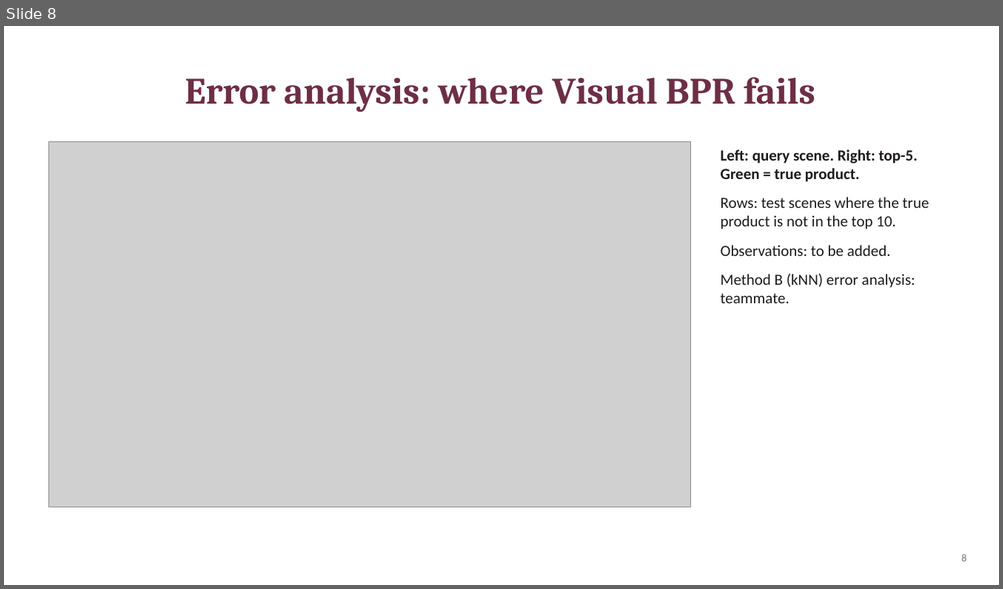
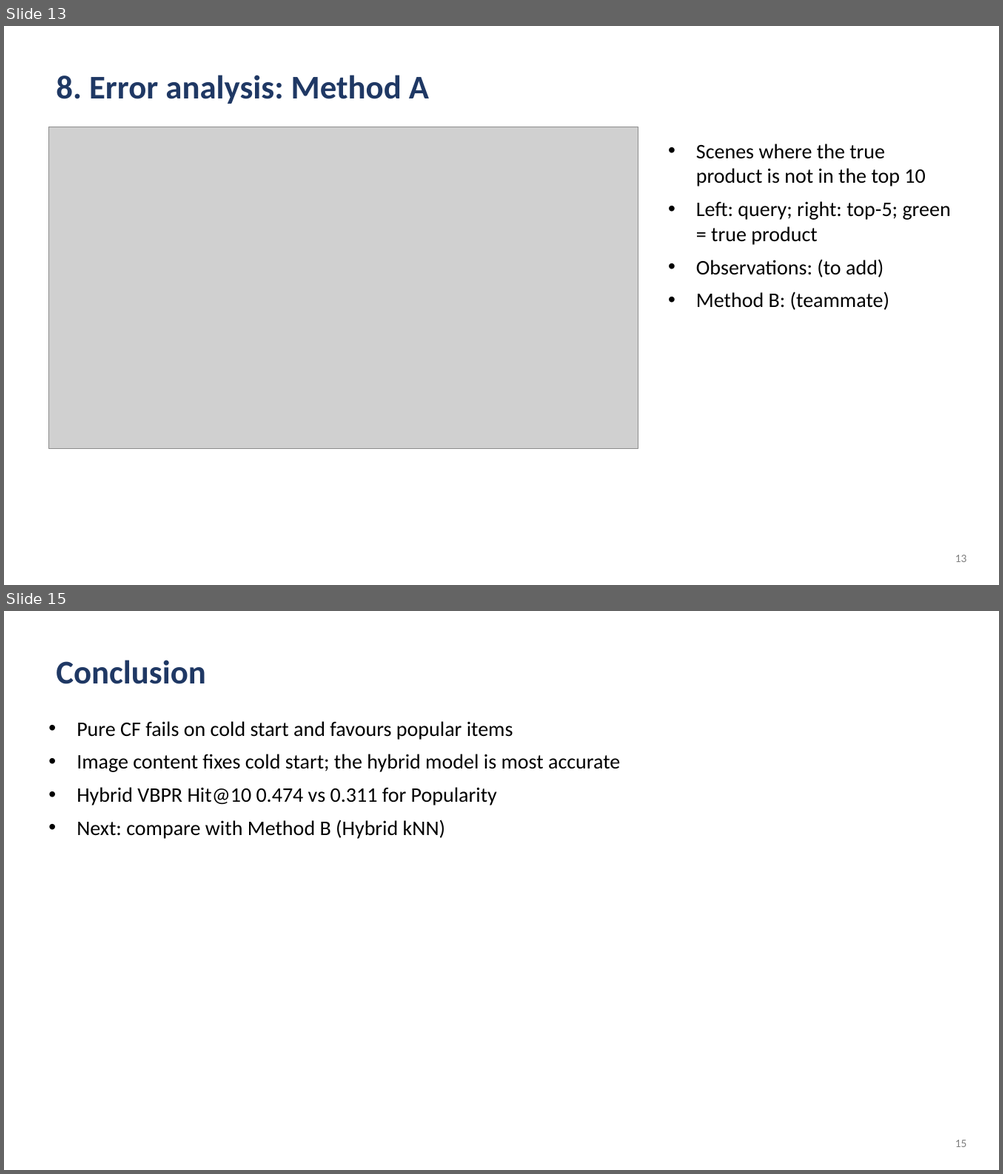
Before and after one commit to raw012/PInterest-Recommender-System, a slide deck: slides.pptx. Shown one above the other, each under a label of ours: slide 8 before the commit, slides 13 and 15 after it; the slides between them are not shown. The pictures are 1003x589 and 1003x1174 pixels, drawn with LibreOffice and Linux fonts; fonts in the diff are those of the drawing; grey boxes stand for pictures. Boxes give left, top, right and bottom in pixels: in the first picture for what was removed or moved away, otherwise in the second. Text is boxed around its words. In the diff, an @@ line names an element or a change of style, - is before the commit and + after.

```diff
--- a/slides.pptx
+++ b/slides.pptx
@@ slide 15 added at (x1=4, y1=611, x2=999, y2=1170), background #FFFFFF @@
@@ title added at (x1=56, y1=660, x2=205, y2=684), 32 pt, text #1F3864, bold @@
+Conclusion
@@ text added at (x1=77, y1=721, x2=620, y2=839), 20 pt, text #000000 @@
+• Pure CF fails on cold start and favours popular items
+• Image content fixes cold start; the hybrid model is most accurate
+• Hybrid VBPR Hit@10 0.474 vs 0.311 for Popularity
+• Next: compare with Method B (Hybrid kNN)
@@ page number added at (x1=955, y1=1140, x2=967, y2=1147), 11 pt, text #7F7F7F @@
+15
@@ what was slide 8 is now slide 13 @@
@@ slide 13 changed as well @@
@@ title at (x1=56, y1=75, x2=429, y2=104): text changed; size 36 to 32 pt; font Cambria to Calibri; text colour #6D2E46 to #1F3864 @@
-Error analysis: where Visual BPR fails
+8. Error analysis: Method A
@@ picture resized from (x1=48, y1=141, x2=691, y2=507) to (x1=48, y1=127, x2=638, y2=449) @@
@@ text at (x1=696, y1=144, x2=950, y2=310): text changed; size 15 to 20 pt; text colour #1F1A1C to #000000 @@
-Left: query scene. Right: top-5. Green = true product.
-Rows: test scenes where the true product is not in the top 10.
-Observations: to be added.
-Method B (kNN) error analysis: teammate.
+• Scenes where the true product is not in the top 10
+• Left: query; right: top-5; green = true product
+• Observations: (to add)
+• Method B: (teammate)
@@ page number at (x1=955, y1=555, x2=967, y2=562): text changed; size 10 to 11 pt; text colour #6B7178 to #7F7F7F @@
-8
+13
```
Also in this commit, not shown: 2 other slides changed, 11 other slides added, 6 slides removed.
